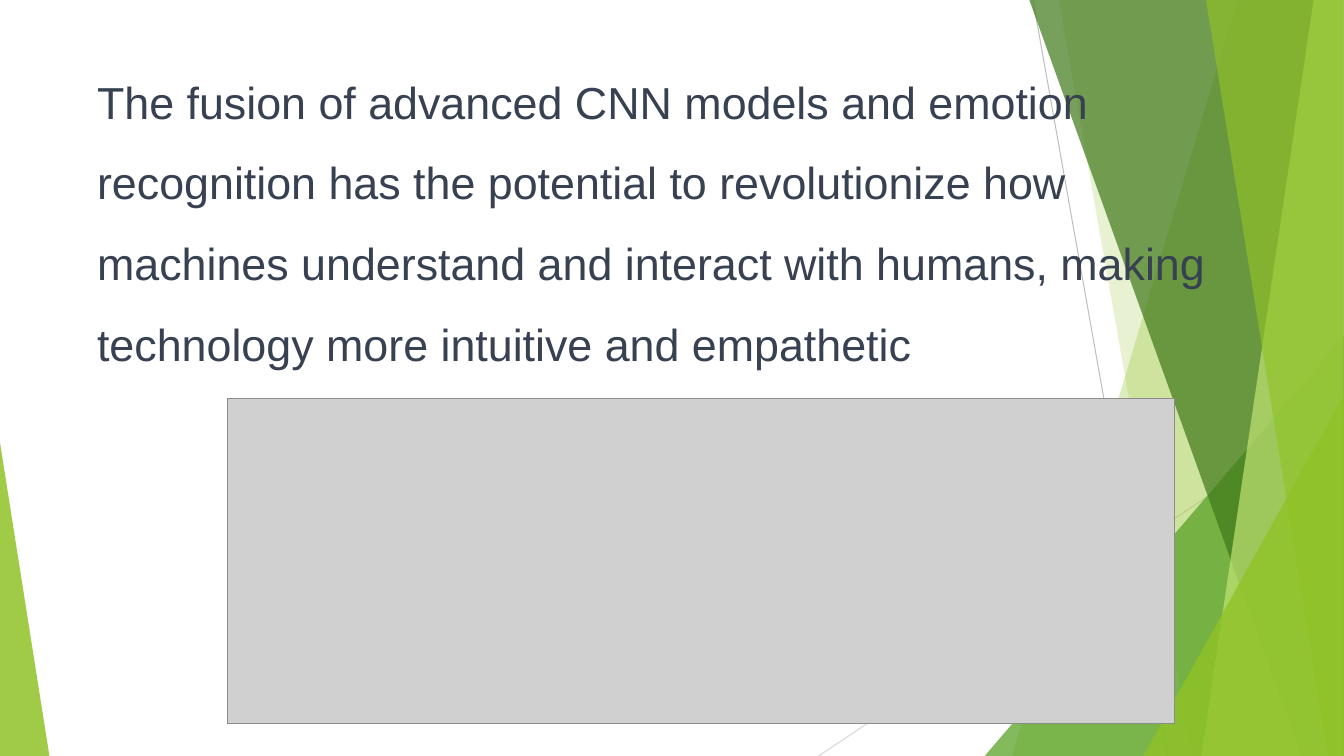
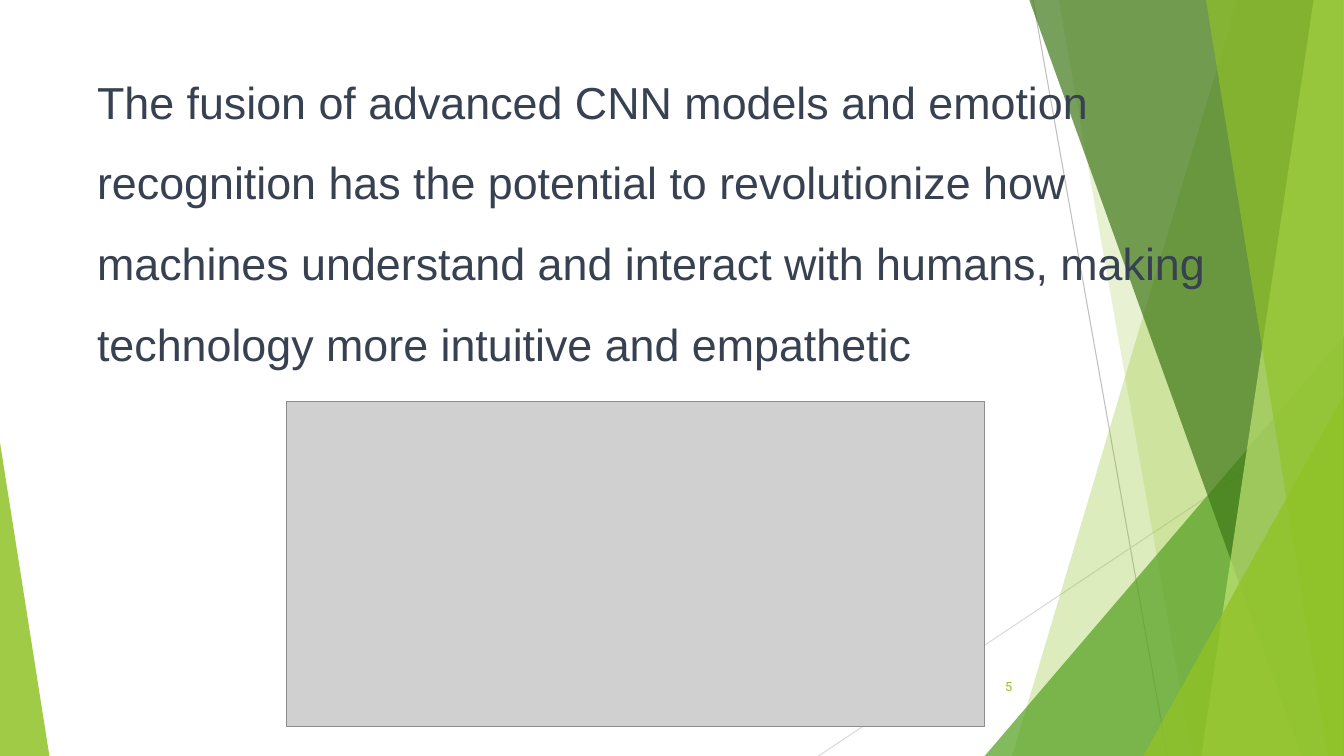
Before and after one commit to AndroZa0812/FacialEmotionRecognition, a slide deck: slide 5 of EmotionDetection.pptx. Drawn at 1344x756 pixels with LibreOffice and Linux fonts; fonts in the diff are those of the drawing; grey boxes stand for pictures. Boxes give left, top, right and bottom in pixels: in the first picture for what was removed or moved away, otherwise in the second. Text is boxed around its words. In the diff, an @@ line names an element or a change of style, - is before the commit and + after.

```diff
--- a/EmotionDetection.pptx
+++ b/EmotionDetection.pptx
@@ picture: place and size @@
-picture at bbox=[227, 398, 1175, 723]
+picture at bbox=[286, 401, 984, 726]
@@ page number added at bbox=[1005, 682, 1012, 691], 9 pt, text #90C226 @@
+5
```
Also in this commit, not shown: 4 other slides changed, 2 other files.
